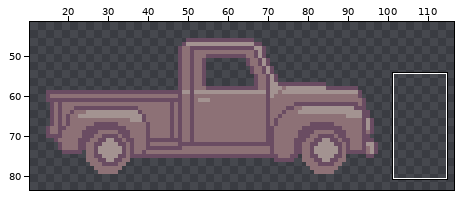
One commit to this pixel-art file: assets/cars/car-1.aseprite. The first picture is a wide view before the edit; the outline marks the close-up.
Close-up. Before the edit:
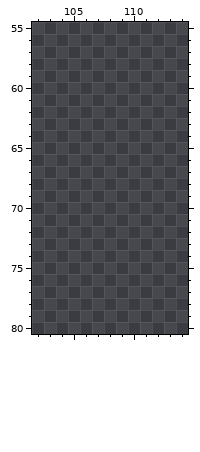
128x128 pixels, 1 frame. Shown: x 102..114, y 55..80. The wide view leaves out empty margins. The commit also changed other parts of the picture, which this record leaves out.
After:
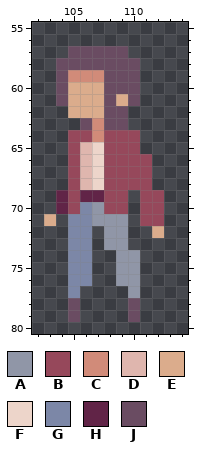
Palette (. is transparent): A #9096a7  B #96485b  C #d18b79  D #dfb6ae  E #dbac8c  F #edd5ca  G #7c87a7  H #612447  J #6a4c62
The edit:
layer "player" now shown
Layer "player":
y 57: x 105..109 ..... -> JJJJJ
y 58: x 104..110 ....... -> JJJJJJJ
y 59: x 104..110 ....... -> JCCCJJJ
y 60: x 104..110 ....... -> JEEEJJJ
y 61: x 104..110 ....... -> JEEEJEJ
y 62: x 105..109 ..... -> EEEJJ
y 63: x 106..109 .... -> JCJJ
y 64: x 105..110 ...... -> BBCBBB
y 65: x 105..110 ...... -> BDFBBB
y 66..68: x 105..111 ....... -> BDFBBBB
y 69: x 104..109 ...... -> HBHHBB; x 111..112 .. -> BB
y 70: x 104..109 ...... -> HBGABB; x 111..112 .. -> BB
y 71: x 103 . -> E; x 105..109 ..... -> GGAAA; x 111..112 .. -> BB
y 72: x 105..106 .. -> GG; x 108..109 .. -> AA; x 112 . -> E
y 73: x 105..106 .. -> GG; x 108..109 .. -> AA
y 74..76: x 105..106 .. -> GG; x 109..110 .. -> AA
y 77: x 105 . -> G; x 110 . -> A
y 78..79: x 105 . -> J; x 110 . -> J
